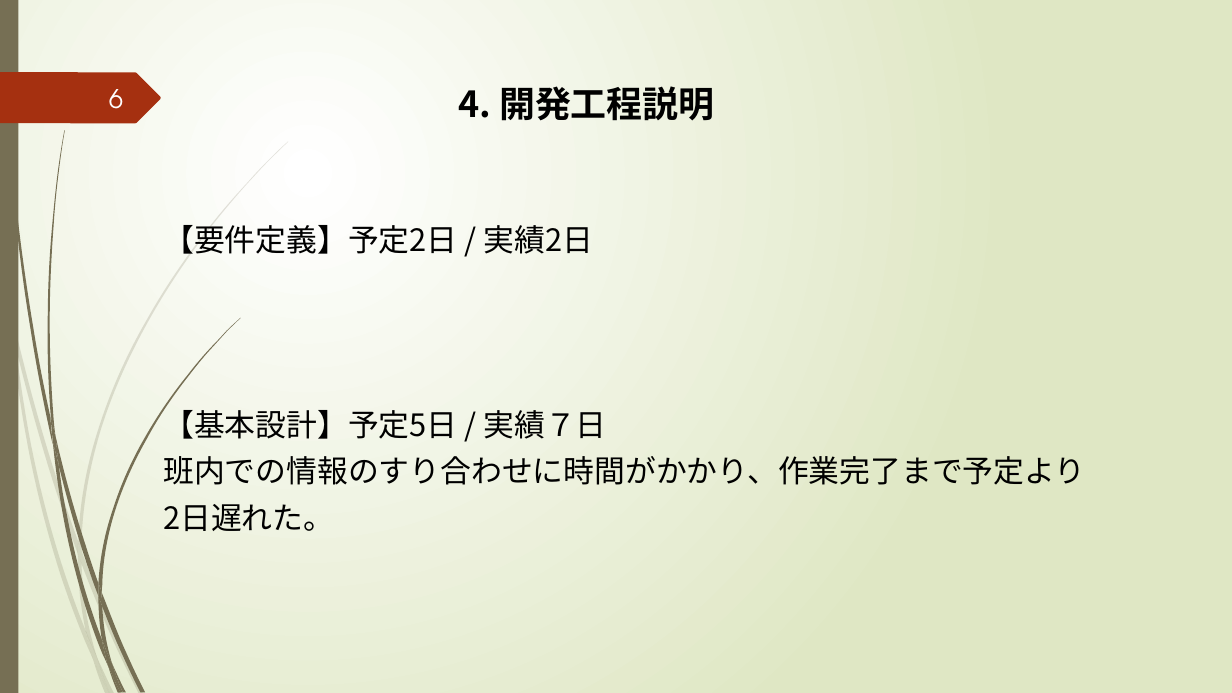
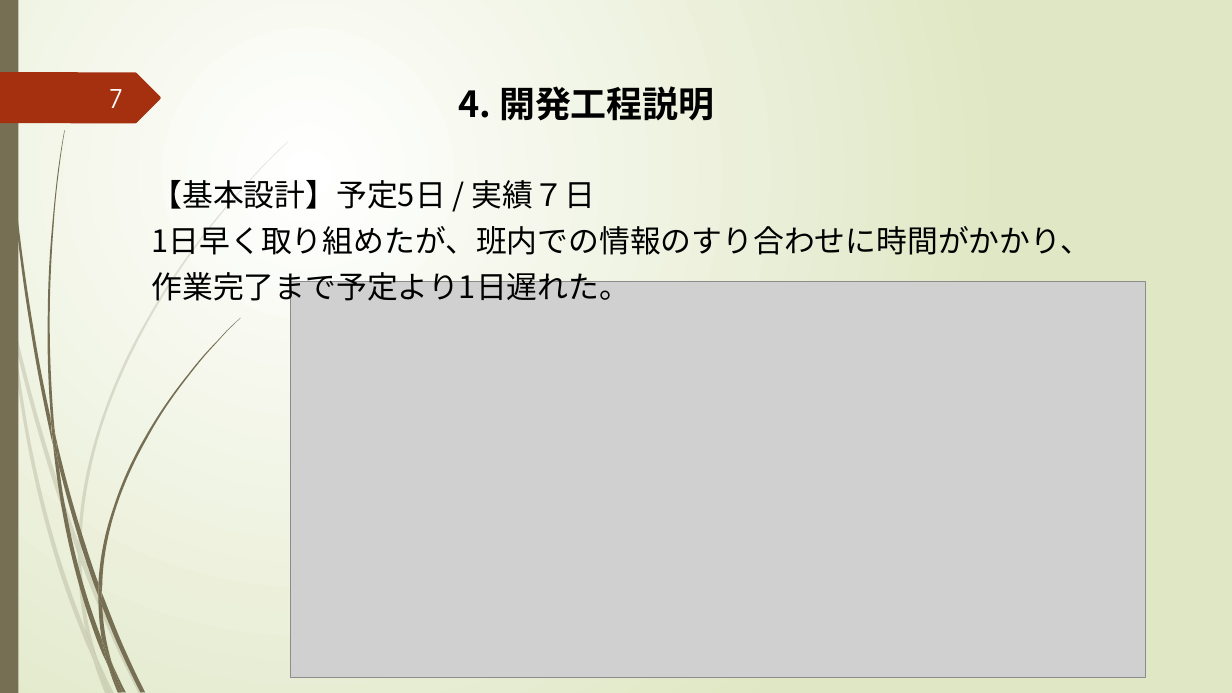
Before and after one commit to k-kuru/team_develop, a slide deck: slide 7 of 05_チーム開発演習_発表会資料/05_チーム開発演習_発表会資料_チーム3.pptx (slide 6 before the commit). Drawn at 1232x693 pixels with LibreOffice and Linux fonts; fonts in the diff are those of the drawing; grey boxes stand for pictures. Boxes give left, top, right and bottom in pixels: in the first picture for what was removed or moved away, otherwise in the second. Text is boxed around its words. In the diff, an @@ line names an element or a change of style, - is before the commit and + after.

```diff
--- a/05_チーム開発演習_発表会資料/05_チーム開発演習_発表会資料_チーム3.pptx
+++ b/05_チーム開発演習_発表会資料/05_チーム開発演習_発表会資料_チーム3.pptx
@@ page number at [109, 89, 123, 108]: text changed @@
-6
+7
@@ text "【基本設計】予定5日 / 実績７日": place and size @@
-text "【基本設計】予定5日 / 実績７日" at [163, 225, 1085, 531]
+text "【基本設計】予定5日 / 実績７日" at [152, 180, 1091, 307]
@@ text at [152, 226, 1091, 307]: text changed @@
-班内での情報のすり合わせに時間がかかり、作業完了まで予定より
-2日遅れた。
+1日早く取り組めたが、班内での情報のすり合わせに時間がかかり、
+作業完了まで予定より1日遅れた。
@@ text at [163, 225, 592, 254]: paragraph removed @@
-【要件定義】予定2日 / 実績2日
@@ picture added at [290, 282, 1145, 677] @@
```
Also in this commit, not shown: 11 other slides changed, 3 slides added, 3 other files.
